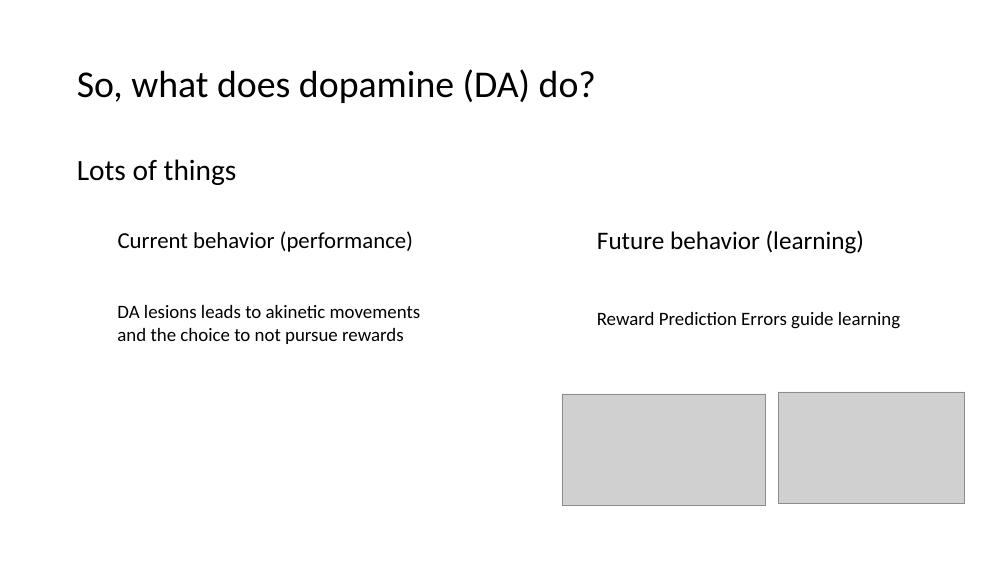
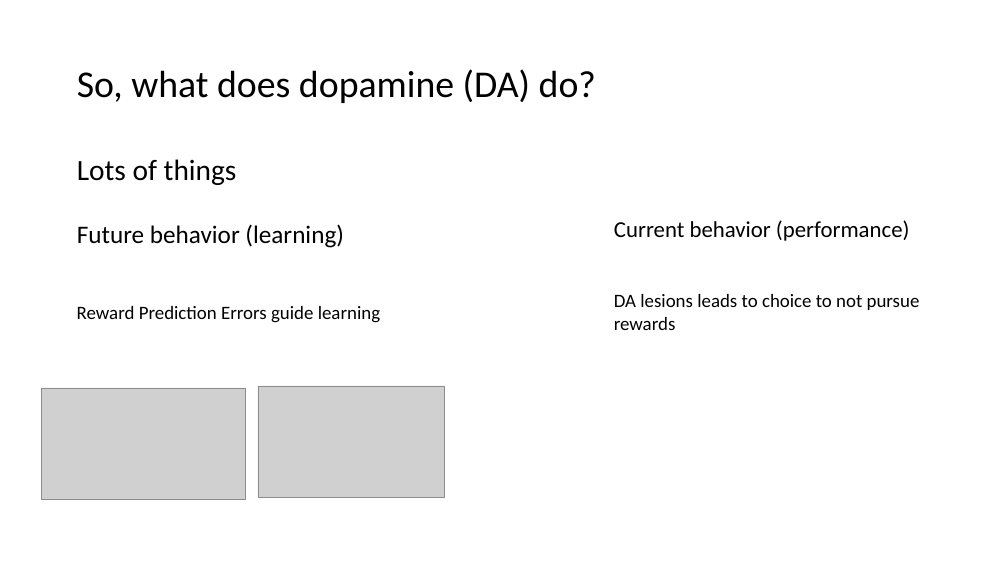
Before and after one commit to gpagnier/rampAnalysis, a slide deck: slide 5 of BortonLabMeeting12.7.pptx. Drawn at 1008x567 pixels with LibreOffice and Linux fonts; fonts in the diff are those of the drawing; grey boxes stand for pictures. Boxes give left, top, right and bottom in pixels: in the first picture for what was removed or moved away, otherwise in the second. Text is boxed around its words. In the diff, an @@ line names an element or a change of style, - is before the commit and + after.

```diff
--- a/BortonLabMeeting12.7.pptx
+++ b/BortonLabMeeting12.7.pptx
@@ text "Current behavior (performance)": place and size @@
-text "Current behavior (performance)" at (118, 231, 414, 252)
+text "Current behavior (performance)" at (614, 220, 910, 241)
@@ 2 pictures, 2 texts: place and size @@
-2 pictures, 2 texts at (562, 230, 964, 506)
+2 pictures, 2 texts at (42, 224, 444, 500)
@@ text at (614, 294, 920, 330): text changed @@
-DA lesions leads to akinetic movements and the choice to not pursue rewards
+DA lesions leads to choice to not pursue rewards
```
Also in this commit, not shown: 2 other slides changed.
